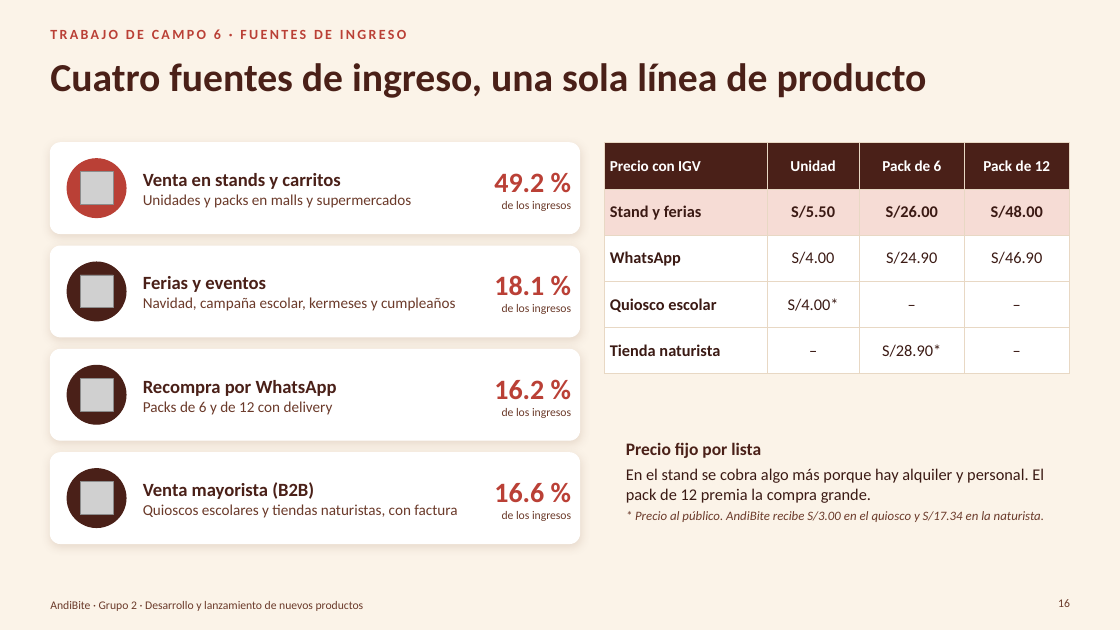
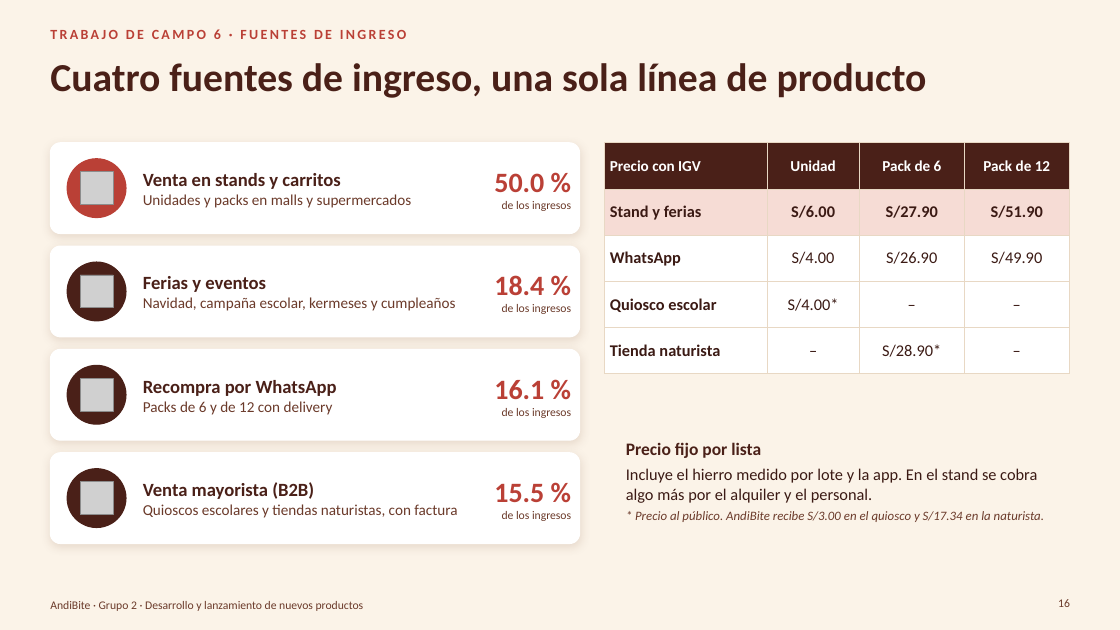
Before and after one commit to Darknow-web/Desarrollo-y-lanzamiento-de-producto-y-marca, a slide deck: slide 16 of 04-reformulacion/TC5-8/TC5-8-AndiBite.pptx. Drawn at 1120x630 pixels with LibreOffice and Linux fonts; fonts in the diff are those of the drawing; grey boxes stand for pictures; background and template pictures are left out. Boxes give left, top, right and bottom in pixels: in the first picture for what was removed or moved away, otherwise in the second. Text is boxed around its words. In the diff, an @@ line names an element or a change of style, - is before the commit and + after.

```diff
--- a/04-reformulacion/TC5-8/TC5-8-AndiBite.pptx
+++ b/04-reformulacion/TC5-8/TC5-8-AndiBite.pptx
@@ table at box(605, 143, 1070, 361) @@
-row 2: Stand y ferias | S/5.50 | S/26.00 | S/48.00
+row 2: Stand y ferias | S/6.00 | S/27.90 | S/51.90
-row 3, column 3: S/24.90
+row 3, column 3: S/26.90
-row 3, column 4: S/46.90
+row 3, column 4: S/49.90
@@ text at box(494, 173, 544, 192): text changed @@
-49.2 %
+50.0 %
@@ text at box(494, 275, 544, 295): text changed @@
-18.1 %
+18.4 %
@@ text at box(494, 380, 544, 399): text changed @@
-16.2 %
+16.1 %
@@ text at box(626, 468, 1037, 503): text changed @@
-En el stand se cobra algo más porque hay alquiler y personal. El pack de 12 premia la compra grande.
+Incluye el hierro medido por lote y la app. En el stand se cobra algo más por el alquiler y el personal.
@@ text at box(494, 484, 544, 502): text changed @@
-16.6 %
+15.5 %
```
Also in this commit, not shown: 19 other slides changed, 2 slides added, 4 other files.
